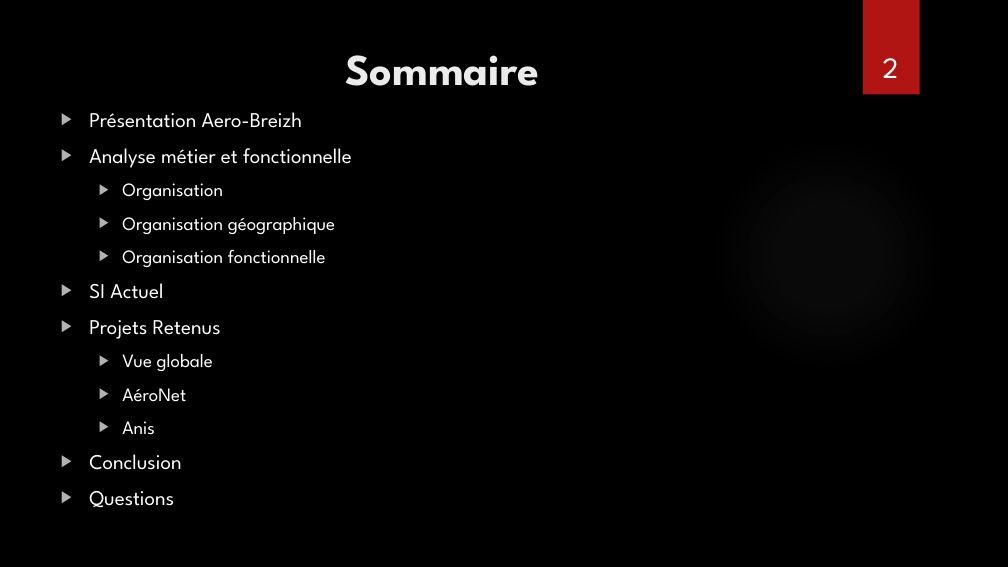
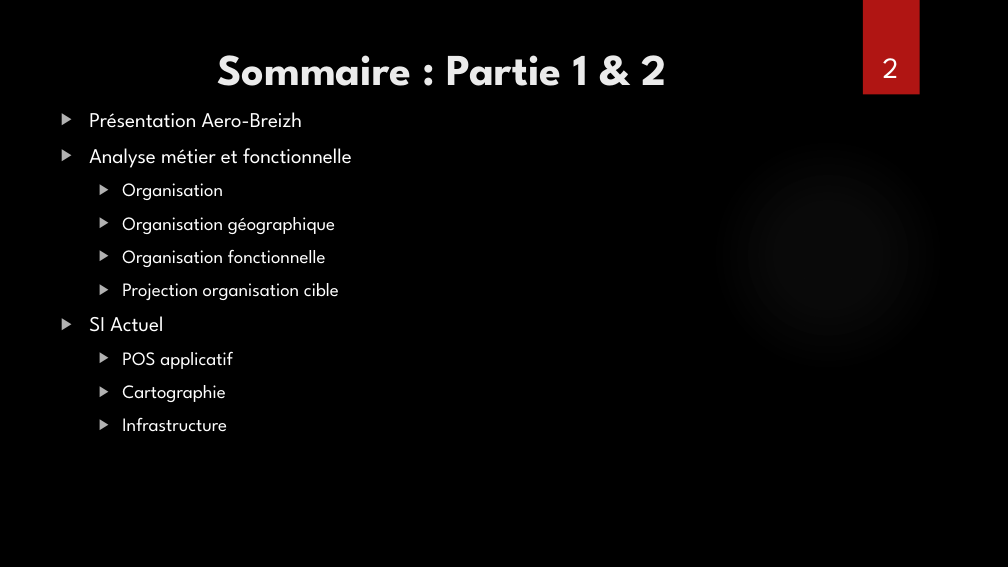
Before and after one commit to CNAM-MPIR/210_Project, a slide deck: slide 2 of Project/MPI_NPE_Presentation NFE210.pptx. Drawn at 1008x567 pixels with LibreOffice and Linux fonts; fonts in the diff are those of the drawing; background and template pictures are left out. Boxes give left, top, right and bottom in pixels: in the first picture for what was removed or moved away, otherwise in the second. Text is boxed around its words. In the diff, an @@ line names an element or a change of style, - is before the commit and + after.

Commit message:
Mockup de la vue du projet de migration et démarrage de la présentation powerpoint

```diff
--- a/Project/MPI_NPE_Presentation NFE210.pptx
+++ b/Project/MPI_NPE_Presentation NFE210.pptx
@@ title at bbox=[217, 55, 667, 86]: text changed @@
-Sommaire
+Sommaire : Partie 1 & 2
@@ text at bbox=[122, 283, 339, 300]: paragraph added @@
+  ▶ Projection organisation cible
@@ text at bbox=[122, 351, 233, 432]: text changed; size 20 to 18 pt @@
-▶ Projets Retenus
-  ▶ Vue globale
-  ▶ AéroNet
-  ▶ Anis
-▶ Conclusion
-▶ Questions
+  ▶ POS applicatif
+  ▶ Cartographie
+  ▶ Infrastructure
```
Also in this commit, not shown: 6 other slides changed, 10 slides added, 4 slides removed, 2 other files.
